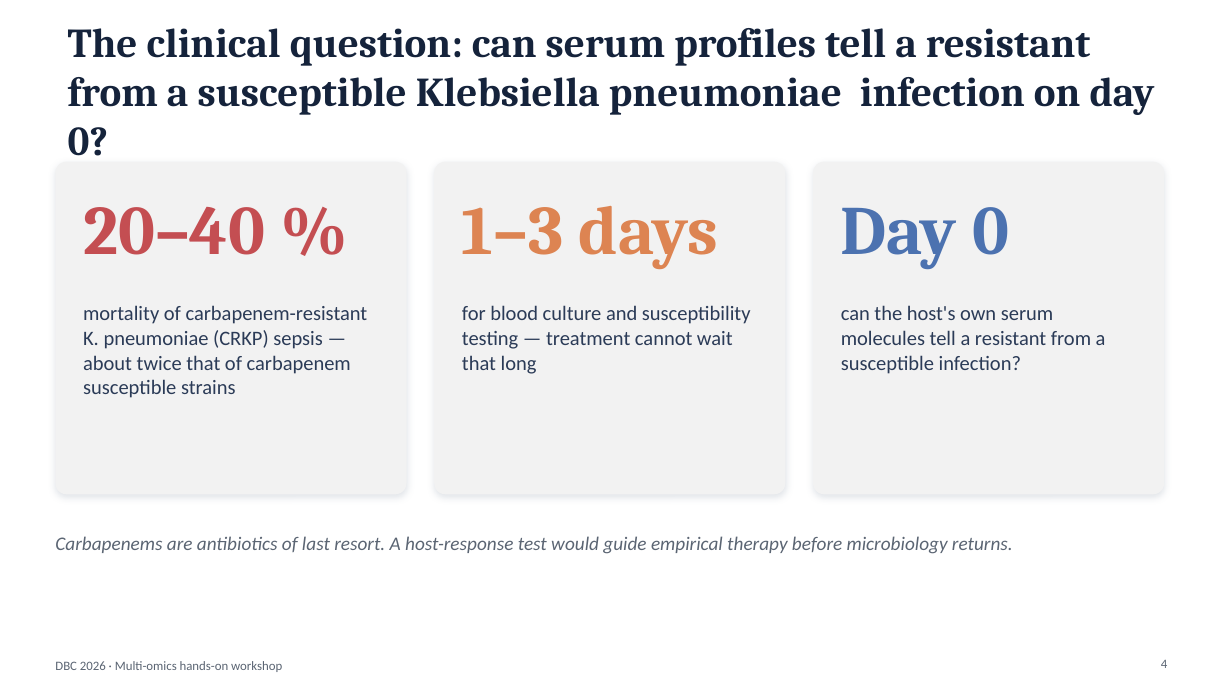
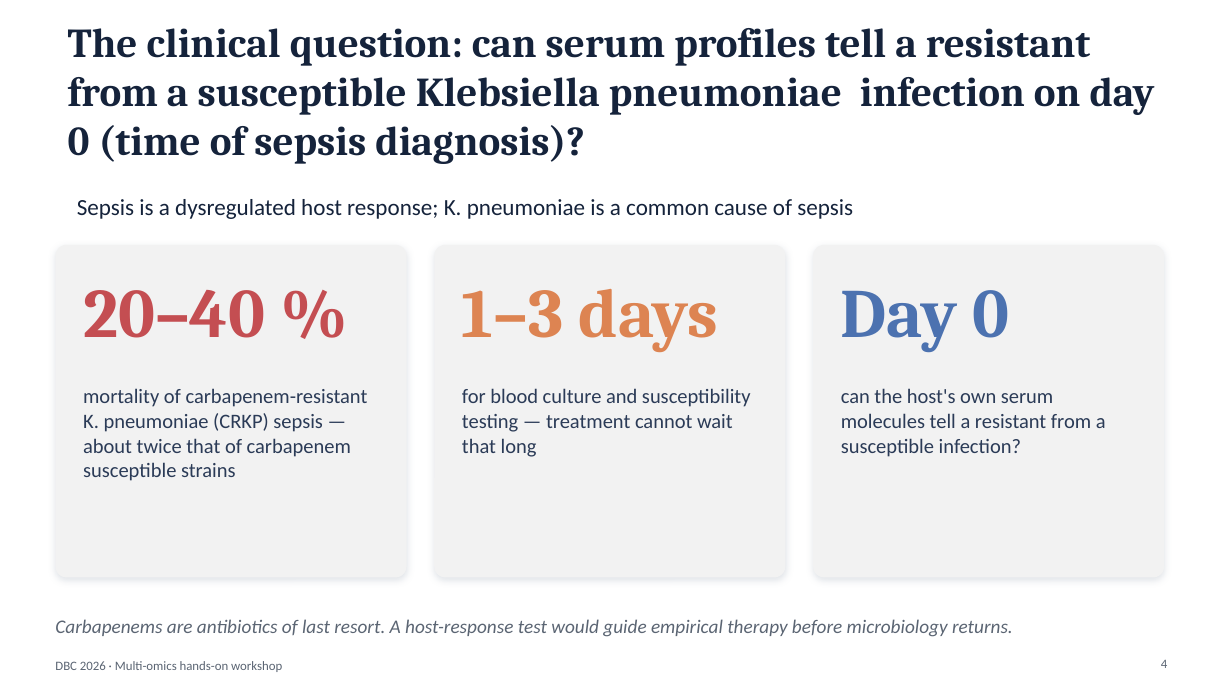
Before and after one commit to biosustain/dsp_multiomics_workshop, a slide deck: slide 4 of slides/01_workshop_introduction.pptx. Drawn at 1232x693 pixels with LibreOffice and Linux fonts; fonts in the diff are those of the drawing. Boxes give left, top, right and bottom in pixels: in the first picture for what was removed or moved away, otherwise in the second. Text is boxed around its words. In the diff, an @@ line names an element or a change of style, - is before the commit and + after.

```diff
--- a/slides/01_workshop_introduction.pptx
+++ b/slides/01_workshop_introduction.pptx
@@ title at [68, 28, 1155, 164]: text changed @@
-The clinical question: can serum profiles tell a resistant from a susceptible Klebsiella pneumoniae infection on day 0?
+The clinical question: can serum profiles tell a resistant from a susceptible Klebsiella pneumoniae infection on day 0 (time of sepsis diagnosis)?
@@ text added at [77, 199, 853, 219], 18 pt, text #15233B @@
+Sepsis is a dysregulated host response; K. pneumoniae is a common cause of sepsis
@@ 7 texts, 3 rounded rectangles: place and size @@
-7 texts, 3 rounded rectangles at [55, 162, 1165, 554]
+7 texts, 3 rounded rectangles at [55, 245, 1165, 637]
```
Also in this commit, not shown: 9 other slides changed, 1 slide removed.
